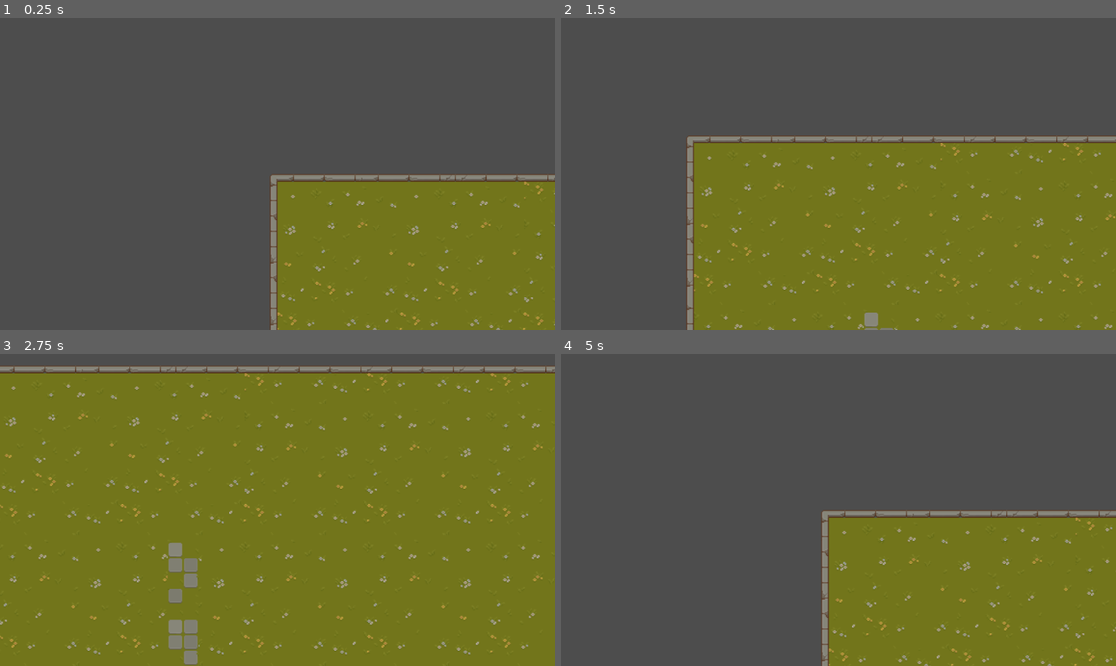
Above: before the commit, frames 1-4 (two rows, left to right).
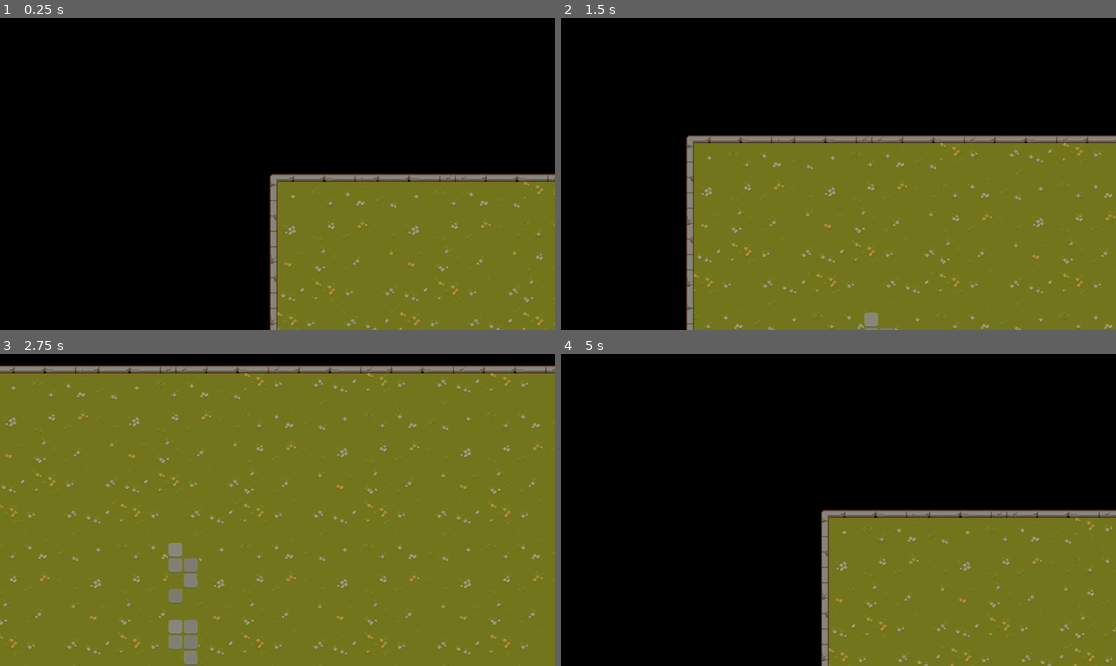
Above: after the commit, the same moments.

Repository: CodingPythonMan/ClientResearch
Game: Godot game, scene res://Scenes/World.tscn
Two runs of this game, one before a commit and one after it. Both use one fixed random seed, a clock stepped at 60 frames per second and the inputs below.
Inputs:
- Up to frame 1 (0.25 s): no input
- Up to frame 2 (1.5 s): tap Enter at 0.5 s; hold Right (ui_right) 0.53-1.28 s; hold Down (ui_down) from 1.28 s (still down)
- Up to frame 3 (2.75 s): release Down (ui_down) at 2.03 s; hold Right (ui_right) from 2.03 s (still down)
- Up to frame 4 (5 s): release Right (ui_right) at 2.78 s; hold Up (ui_up) 2.78-3.53 s; hold Left (ui_left) from 3.53 s (still down)

The runs differ from the first frame. In frame 1, 74% of the frame differs, in the area x 0-100%, y 0-100%; in frame 2, 52%; in frame 3, 3.8%; in frame 4, 74%.

Commit message:
실행잘되니까 우선 추가. 맵 데이터 서버에서 읽기 필요

Diff:
--- a/Scenes/World.tscn
+++ b/Scenes/World.tscn
@@ -1,9 +1,10 @@
-[gd_scene load_steps=10 format=4 uid="uid://dhsta6emxhxkn"]
+[gd_scene load_steps=11 format=4 uid="uid://dhsta6emxhxkn"]
 
 [ext_resource type="PackedScene" uid="uid://o28sbfaeqe0s" path="res://Scenes/Player.tscn" id="1_j0p05"]
 [ext_resource type="Texture2D" uid="uid://blldu4721su0h" path="res://Assets/TileSets/TX Tileset Grass.png" id="2_gjpho"]
 [ext_resource type="Texture2D" uid="uid://c3lbrx1oe37c7" path="res://Assets/TileSets/TX Props.png" id="3_p70al"]
 [ext_resource type="Texture2D" uid="uid://cju2e0ndokh7w" path="res://Assets/TileSets/TX Tileset Wall.png" id="4_45d1s"]
+[ext_resource type="Script" uid="uid://bdjhpuyn57b8b" path="res://Scripts/TileMapManager.gd" id="5_45d1s"]
 [ext_resource type="Script" uid="uid://c0s7wiwhcta5i" path="res://Scripts/Utils/ExportTileMap.gd" id="5_p70al"]
 
 [sub_resource type="TileSetAtlasSource" id="TileSetAtlasSource_y7y61"]
@@ -1767,6 +1768,7 @@
 [node name="TileMapLayer" type="TileMapLayer" parent="."]
 tile_map_data = PackedByteArray("AAAAAAAACQAwAAQAAAABAAAACQAxAAQAAAACAAAACQAyAAQAAAADAAAACQAzAAQAAAAEAAAACQA0AAQAAAAFAA …(207824 unchanged characters)…
 tile_set = SubResource("TileSet_kn06e")
+script = ExtResource("5_45d1s")
 
 [node name="ExportTileMap" type="Node2D" parent="."]
 script = ExtResource("5_p70al")
--- a/Scripts/Character/OtherCharacterController.gd
+++ b/Scripts/Character/OtherCharacterController.gd
@@ -2,7 +2,6 @@
 
 @export var mSpeed: float = 200.0
 @onready var mSprite = $AnimatedSprite2D
-@onready var mTileMapManager = get_node("../TileMap")
 
 var mDirection: int = 0
 var mIsMoving: bool = false
--- a/Scripts/TileMapManager.gd
+++ b/Scripts/TileMapManager.gd
@@ -1,10 +1,9 @@
-extends Node2D
+extends TileMapLayer
 
 @export var mTileSize: int = 16
 @export var mMapWidth: int = 200
 @export var mMapHeight: int = 200
 
-@onready var mTileMapLayer: TileMapLayer = get_node("../TileMapLayer")  # 🔹 부모 노드에서 자동으로 `TileMap`을 찾음
 @onready var mPlayer: CharacterBody2D = get_node("../Player")
 
 var mMapMinX
--- a/Scripts/Utils/ExportTileMap.gd
+++ b/Scripts/Utils/ExportTileMap.gd
@@ -1,6 +1,6 @@
 extends Node
 
-var mTilemapPath: NodePath = "../TileMapLayer"
+@onready var mTileMapLayer := get_node("../TileMapLayer")
 
 # 내보낼 JSON 파일의 경로 (예: 프로젝트 루트에 map_data.json 생성)
 @export var mOutputPath: String = "res://map_data.json"
@@ -11,33 +11,51 @@
 		print("이게 호출될 때가 있긴 한가?")
 		return
 
-	print("[ExportTileMap] 시도 중인 mTilemapPath =", mTilemapPath)
-	var tm_node := get_node_or_null(mTilemapPath)
-	if tm_node == null:
-		push_error("[ExportTileMap] 지정한 경로에 TileMapLayer 노드가 없습니다: %s" % str(mTilemapPath))
+	print("TileMapLayer 노드 이름:", mTileMapLayer.name)
+	if mTileMapLayer == null:
+		push_error("[ExportTileMap] 지정한 경로에 TileMapLayer 노드가 없습니다: %s" % mTileMapLayer.name)
 		return
 
-	#export_tilemap_to_json(tm_node)
+	# 가끔씩 맵 업데이트 할 때마다 한번씩 주석 풀어서 맵 파일 서버쪽 풀어도 좋겠다.
+	# export_tilemap_to_json(mTileMapLayer)
 
 func export_tilemap_to_json(tm_node: TileMapLayer):
-	# (1) 타일 하나의 픽셀 크기 가져오기
-	var cell_size: Vector2i = tm_node.tile_set.tile_size
-	# (2) 사용된 셀들의 직사각형 영역 (Rect2i) 가져오기
-	var used_rect: Rect2i = tm_node.get_used_rectangle()
-	#  각 요소 설명:
-	#    used_rect.position => (최소 cell 좌표.x, 최소 cell 좌표.y)
-	#    used_rect.size     => (가로 셀 개수, 세로 셀 개수)
-	var width_in_tiles  : int = used_rect.size.x
-	var height_in_tiles : int = used_rect.size.y
+	# (1) 셀 하나의 픽셀 크기
+	var cell_size : Vector2i = mTileMapLayer.tile_set.tile_size
 
-	# (3) JSON에 넣을 ‘맵 정보’ 딕셔너리 구성
+	# (2) 사용된 모든 셀 좌표를 가져온다
+	var used_cells : PackedVector2Array = mTileMapLayer.get_used_cells()
+	if used_cells.is_empty():
+		push_error("[ExportTileMap] 사용된 셀이 없어서 Rect 계산을 못 합니다.")
+		return
+
+	# (3) 최소/최대값 계산
+	var first_cell = used_cells[0]
+	var min_x = first_cell.x
+	var max_x = first_cell.x
+	var min_y = first_cell.y
+	var max_y = first_cell.y
+
+	for cell in used_cells:
+		min_x = min(min_x, cell.x)
+		max_x = max(max_x, cell.x)
+		min_y = min(min_y, cell.y)
+		max_y = max(max_y, cell.y)
+
+	# (4) origin / size 구하기
+	var origin_x = int(min_x)
+	var origin_y = int(min_y)
+	var width_in_tiles  = int(max_x - min_x + 1)
+	var height_in_tiles = int(max_y - min_y + 1)
+
+	# (5) map_info 딕셔너리 구성
 	var map_info = {
-	"origin":    { "x": used_rect.position.x, "y": used_rect.position.y },
-	"size":      { "width": width_in_tiles,   "height": height_in_tiles   },
-	"cell_size": { "x": cell_size.x,           "y": cell_size.y           }
+		"origin":    { "x": origin_x,    "y": origin_y },
+		"size":      { "width": width_in_tiles,   "height": height_in_tiles },
+		"cell_size": { "x": cell_size.x,         "y": cell_size.y }
 	}
 
-	# (4) 2차원 배열 0으로 초기화: height × width
+	# (6) 2D 배열 초기화 (0/1)
 	var tile_grid := []
 	for y in height_in_tiles:
 		var row := []
@@ -45,23 +63,21 @@
 			row.append(0)
 		tile_grid.append(row)
 
-	# (5) 실제 배치된 셀 좌표 목록 가져오기
-	var used_cells: PackedVector2Array = tm_node.get_used_cells()
+	# (7) 실제 사용된 셀들을 표시(1로 바꿈)
 	for cell in used_cells:
-		# cell: Vector2i 타입, 셀(격자) 좌표.
-		var local_x = int(cell.x - used_rect.position.x)
-		var local_y = int(cell.y - used_rect.position.y)
+		var local_x = int(cell.x - origin_x)
+		var local_y = int(cell.y - origin_y)
 		if local_x >= 0 and local_x < width_in_tiles and local_y >= 0 and local_y < height_in_tiles:
 			tile_grid[local_y][local_x] = 1
 
-	# (6) 최종 JSON 오브젝트
+	# (8) 최종 JSON 오브젝트
 	var final_dict = {
-	"map_info": map_info,
-	"tile_data": tile_grid
+		"map_info": map_info,
+		"tile_data": tile_grid
 	}
 
-	# (7) FileAccess를 통해 JSON 파일로 저장
-	var file: FileAccess = FileAccess.open(mOutputPath, FileAccess.WRITE)
+	# (9) FileAccess로 user://map_data.json에 저장
+	var file : FileAccess = FileAccess.open(mOutputPath, FileAccess.WRITE)
 	if file == null:
 		push_error("[ExportTileMap] JSON 파일을 열 수 없습니다: %s" % mOutputPath)
 		return
@@ -69,4 +85,5 @@
 	var json_string := JSON.stringify(final_dict, "\t")
 	file.store_string(json_string)
 	file.close()
-	print("[ExportTileMap] 맵 데이터를 JSON으로 저장했습니다: %s" % mOutputPath)
+
+	print("[ExportTileMap] 맵 데이터를 JSON으로 저장했습니다:", mOutputPath)
